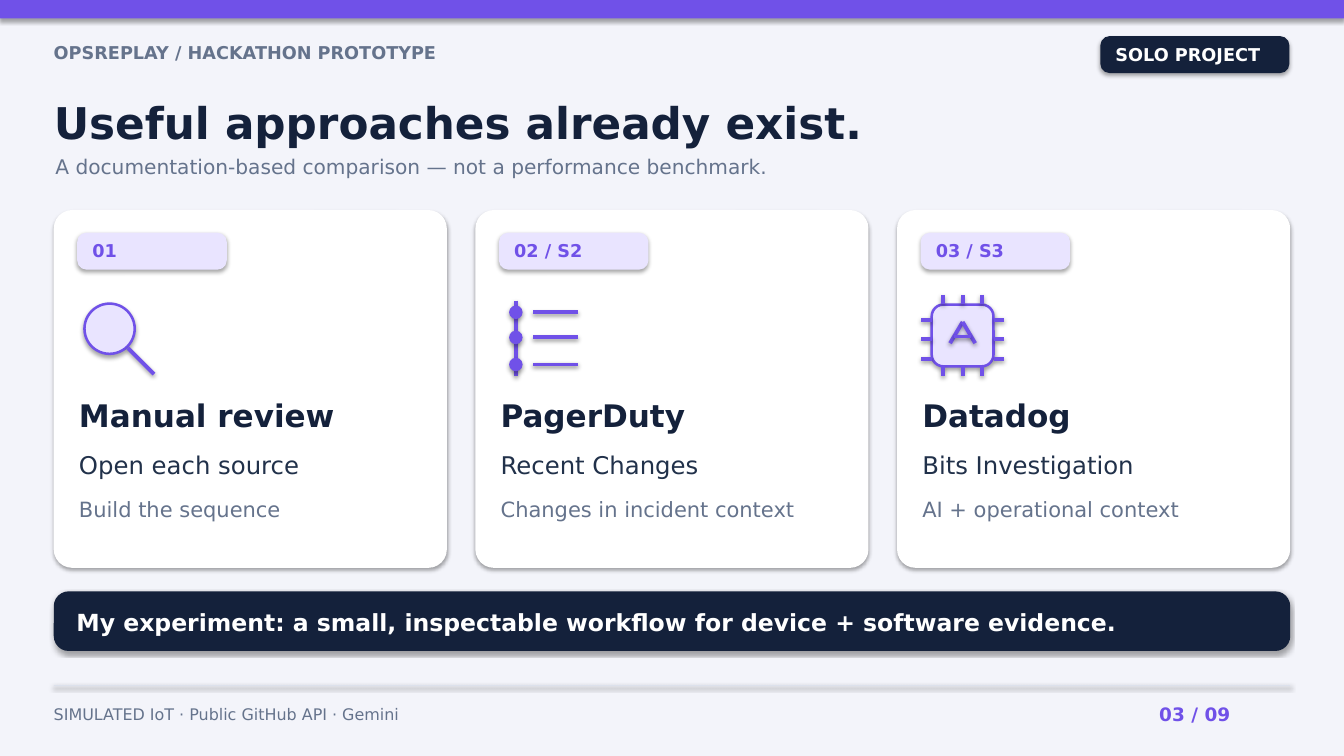
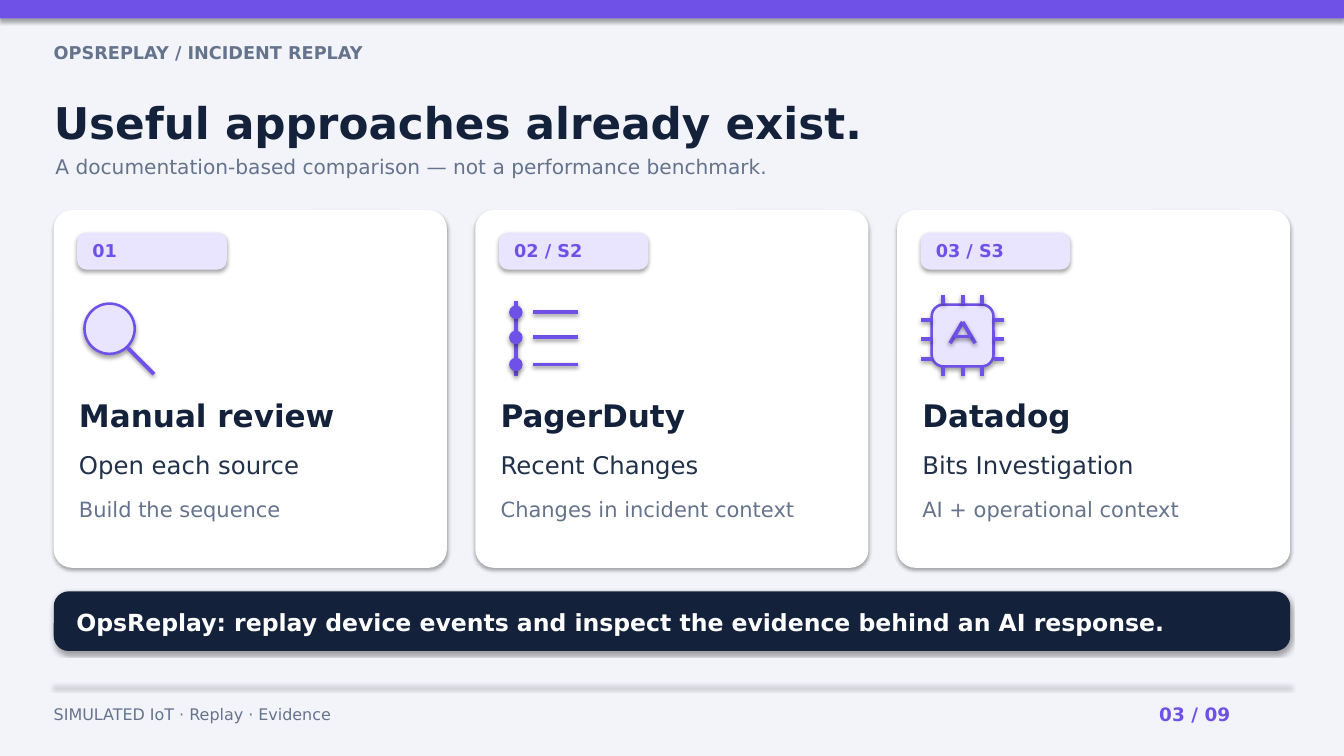
Before and after one commit to lutfim22/opsreplay, a slide deck: slide 3 of docs/HACKATHON_DEMO.pptx. Drawn at 1344x756 pixels with LibreOffice and Linux fonts; fonts in the diff are those of the drawing. Boxes give left, top, right and bottom in pixels: in the first picture for what was removed or moved away, otherwise in the second. Text is boxed around its words. In the diff, an @@ line names an element or a change of style, - is before the commit and + after.

```diff
--- a/docs/HACKATHON_DEMO.pptx
+++ b/docs/HACKATHON_DEMO.pptx
@@ text at (54,46,363,59): text changed @@
-OPSREPLAY / HACKATHON PROTOTYPE
+OPSREPLAY / INCIDENT REPLAY
@@ rounded rectangle removed at (1101,36,1291,74) @@
@@ text removed at (1115,48,1260,65) @@
-SOLO PROJECT
@@ text at (76,613,1164,636): text changed @@
-My experiment: a small, inspectable workflow for device + software evidence.
+OpsReplay: replay device events and inspect the evidence behind an AI response.
@@ text at (54,708,330,724): text changed @@
-SIMULATED IoT · Public GitHub API · Gemini
+SIMULATED IoT · Replay · Evidence
```
Also in this commit, not shown: 6 other slides changed, 2 slides added, 2 slides removed, 6 other files.
